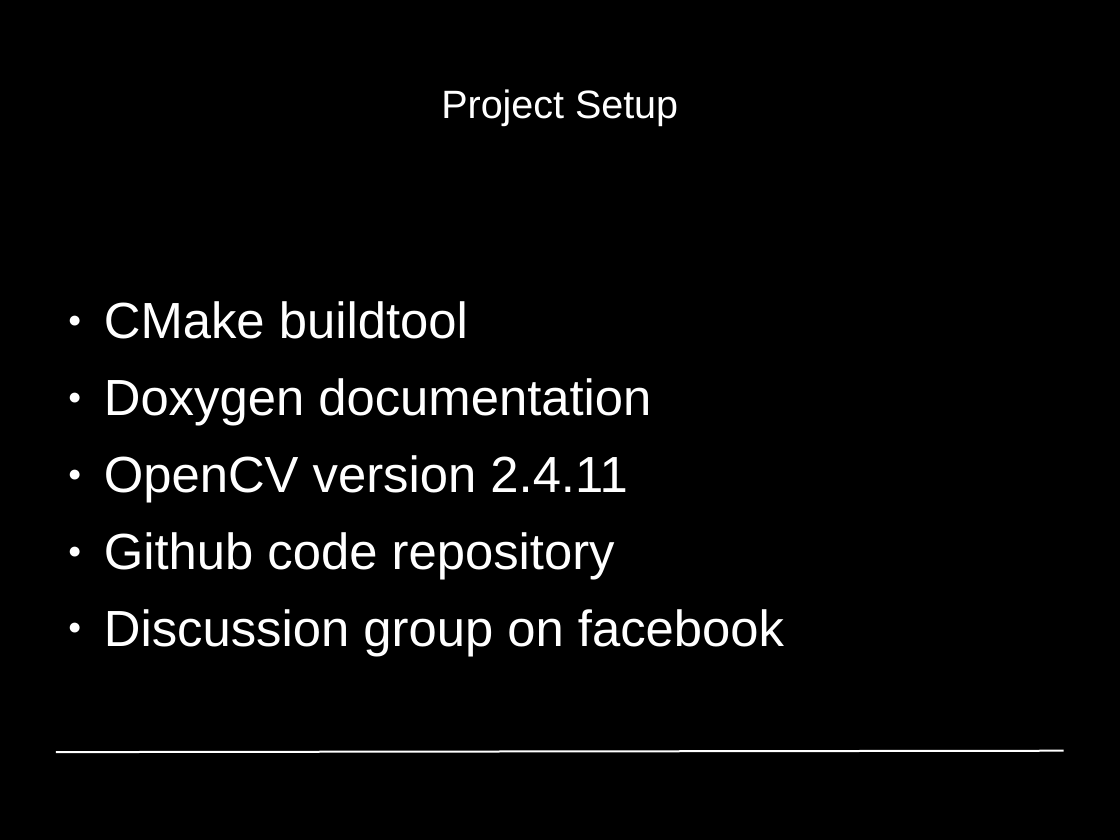
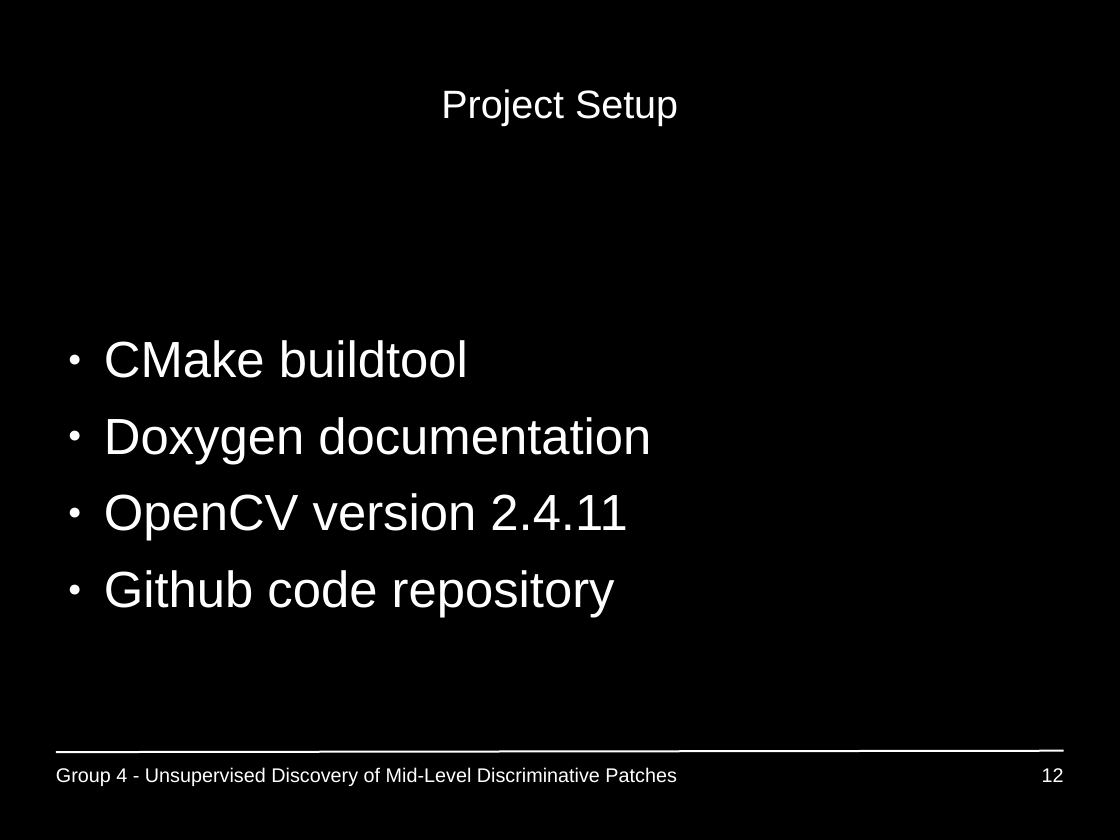
Before and after one commit to GiannisPapadopoulos/DiscriminativePatches, a slide deck: slide 12 of presentations/period1/MAI_Project1_Group4.ppt (slide 10 before the commit). Drawn at 1120x840 pixels with LibreOffice and Linux fonts; fonts in the diff are those of the drawing; background and template pictures are left out. Boxes give left, top, right and bottom in pixels: in the first picture for what was removed or moved away, otherwise in the second. Text is boxed around its words. In the diff, an @@ line names an element or a change of style, - is before the commit and + after.

```diff
--- a/presentations/period1/MAI_Project1_Group4.ppt
+++ b/presentations/period1/MAI_Project1_Group4.ppt
@@ text at <box>104,609,784,656</box>: paragraph removed @@
-● Discussion group on facebook
@@ text added at <box>56,767,676,786</box>, 14 pt, text #FFFFFF @@
+Group 4 - Unsupervised Discovery of Mid-Level Discriminative Patches
@@ page number added at <box>1042,768,1064,782</box>, 14 pt, text #FFFFFF @@
+12
```
Also in this commit, not shown: 10 other slides changed, 22 slides added, 5 slides removed.
